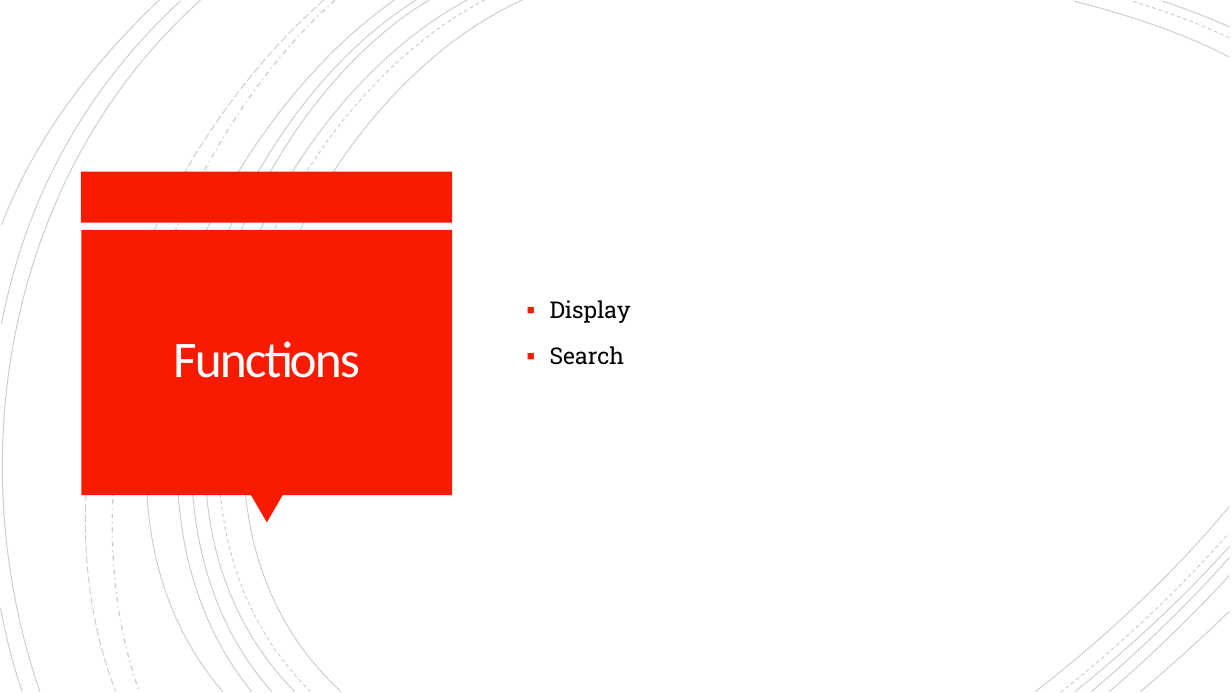
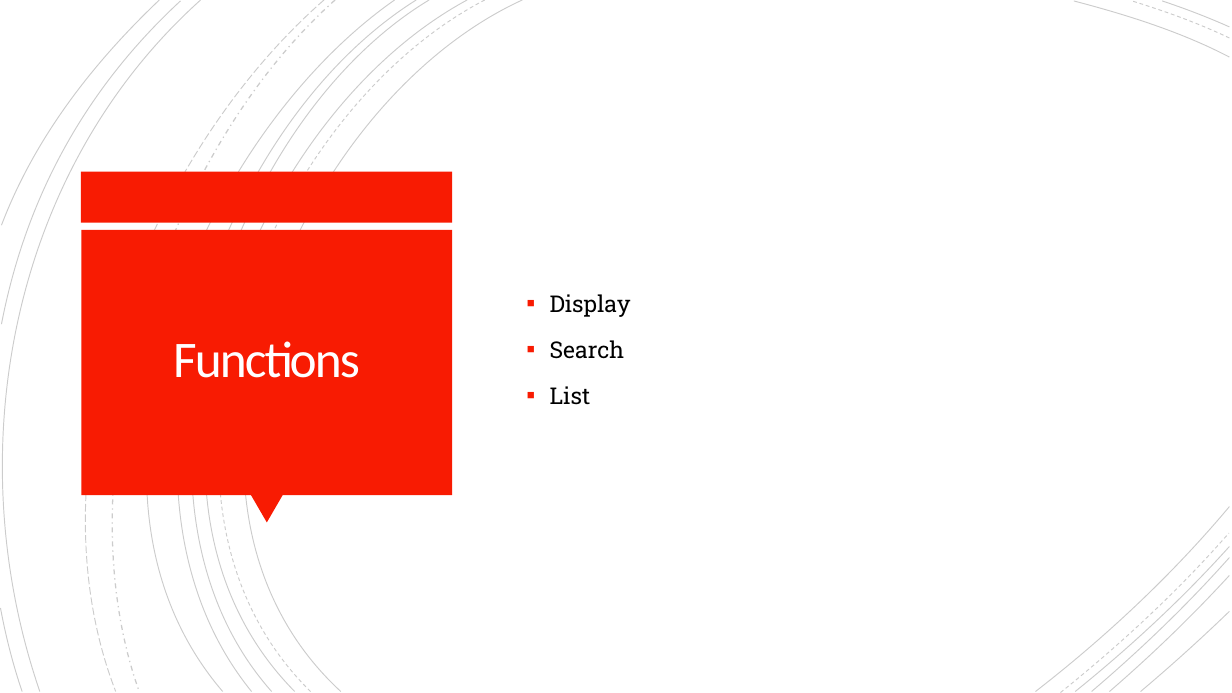
Before and after one commit to WillieLui429/CSC330-Project, a slide deck: slide 3 of CSC330 Presentation.pptx. Drawn at 1232x693 pixels with LibreOffice and Linux fonts; fonts in the diff are those of the drawing. Boxes give left, top, right and bottom in pixels: in the first picture for what was removed or moved away, otherwise in the second. Text is boxed around its words. In the diff, an @@ line names an element or a change of style, - is before the commit and + after.

```diff
--- a/CSC330 Presentation.pptx
+++ b/CSC330 Presentation.pptx
@@ text at (550,386,591,405): paragraph added @@
+▪ List
```
Also in this commit, not shown: 2 other slides changed, 2 slides added.
